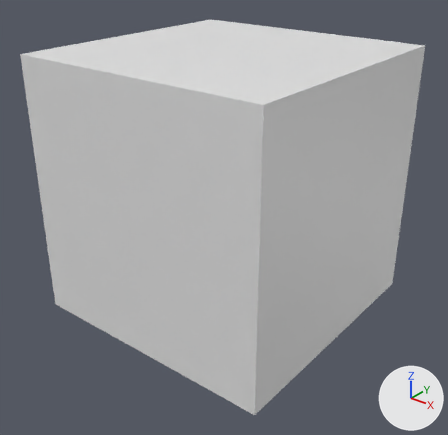
What one commit did to the Blender file Assets/modelagens/Janela.blend.
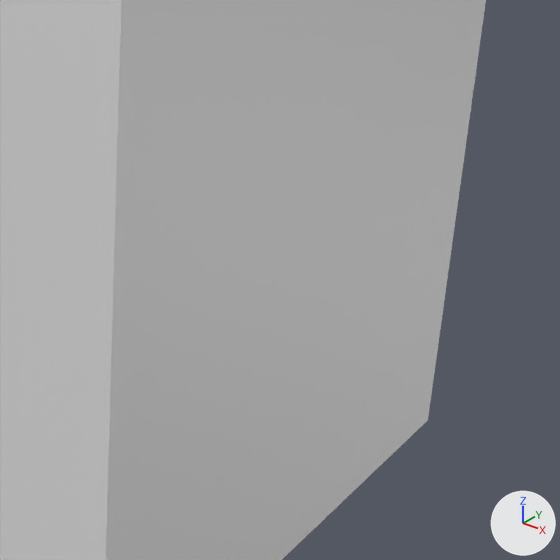
Old and new are each drawn whole from a 50 mm lens placed at (13.58, -17.27, 14.18), pointed at (0.34, -0.73, 3.92) and again close up on the part from 47% to 100% of the width and 25% to 79% of the height. Arrows for +X, +Y and +Z are at lower right; the lights stay in place.

The first close-up shows '1x1x1.011'.
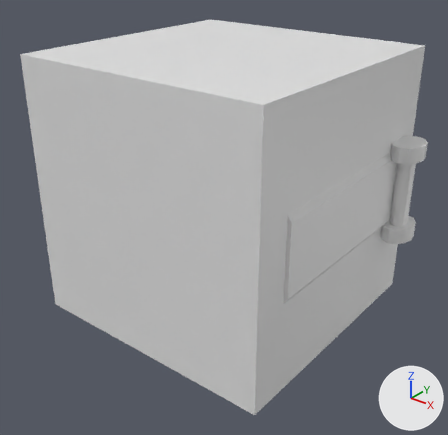
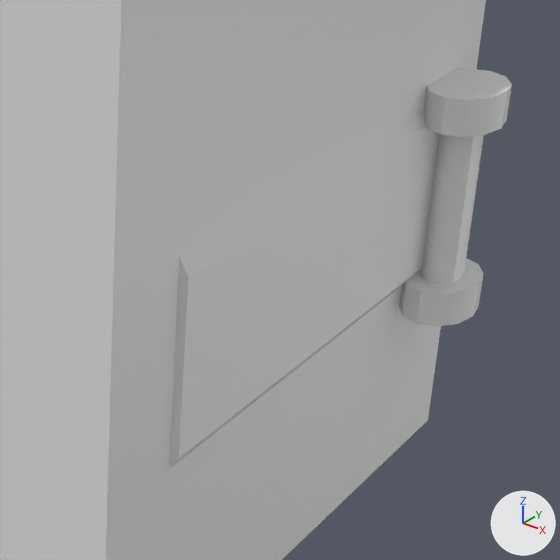
Edits to the bpy script that builds the scene:
```text
Change me_cylinder_022:
    used by ob_abridor_de_janela; location = (0.02, 0.03, 6.59); scale = (0.197, 0.197, 0.539)
    remove me_cylinder_022.from_pydata(...)  # 264 vertices, 212 faces; spans x -7.0..8.2, y -1.3..0.9, z -2.5..2.5
    add me_cylinder_022.from_pydata(...)  # 264 vertices, 212 faces; spans x -7.0..8.2, y -1.4..6.6, z -2.5..2.5
    me_cylinder_022 part 1: the loose piece of 96 vertices spanning x 6.6..8.2, y -0.7..0.9, z -1.0..1.0 is moved by (0.0, 5.7, 0.0)
    me_cylinder_022 part 2: 36 of the vertices in x -7.0..7.0, y -0.6..0.1, z -2.5..2.5 are moved by (0.0, 5.7, 0.0)
Change ob_abridor_de_janela:
    ob_abridor_de_janela.location: (0.02, 0.03, 6.59) -> (-0.06, -2.21, 4.98)
    ob_abridor_de_janela.scale: (0.197, 0.197, 0.539) -> (0.744, 1.0, 1.89)
```

Boxes (x1, y1, x2, y2) around the edits, measured in the close-ups (560 x 560 px; the box of a moved part takes in the faces that stretch with it):
'Abridor de Janela', reshaped, moved, rescaled (not visible before)
    after: (169, 69, 512, 469)
part 1 of me_cylinder_022, moved or reshaped (not visible before)
    after: (399, 69, 512, 327)
part 2 of me_cylinder_022, moved or reshaped (not visible before)
    after: (171, 108, 439, 467)
